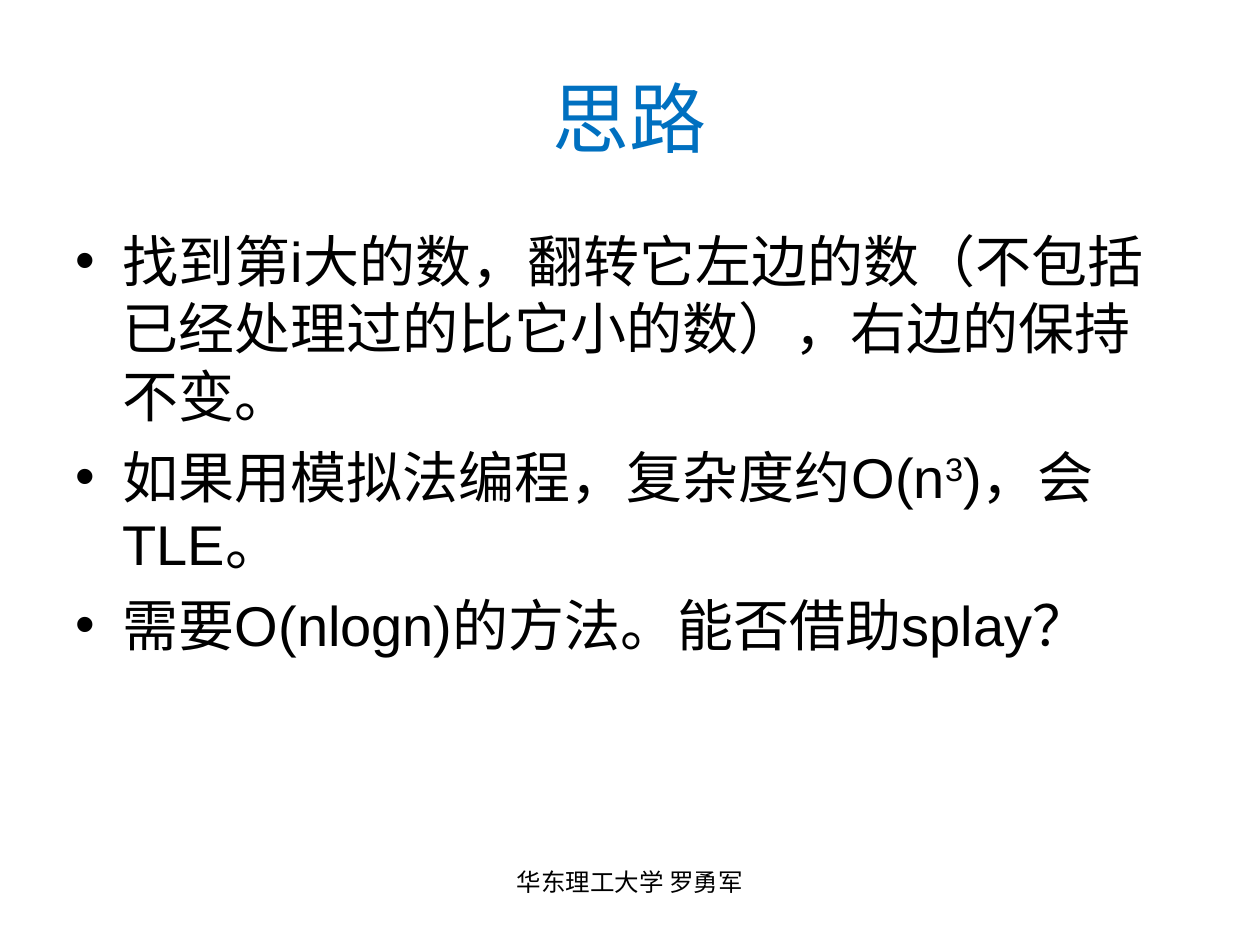
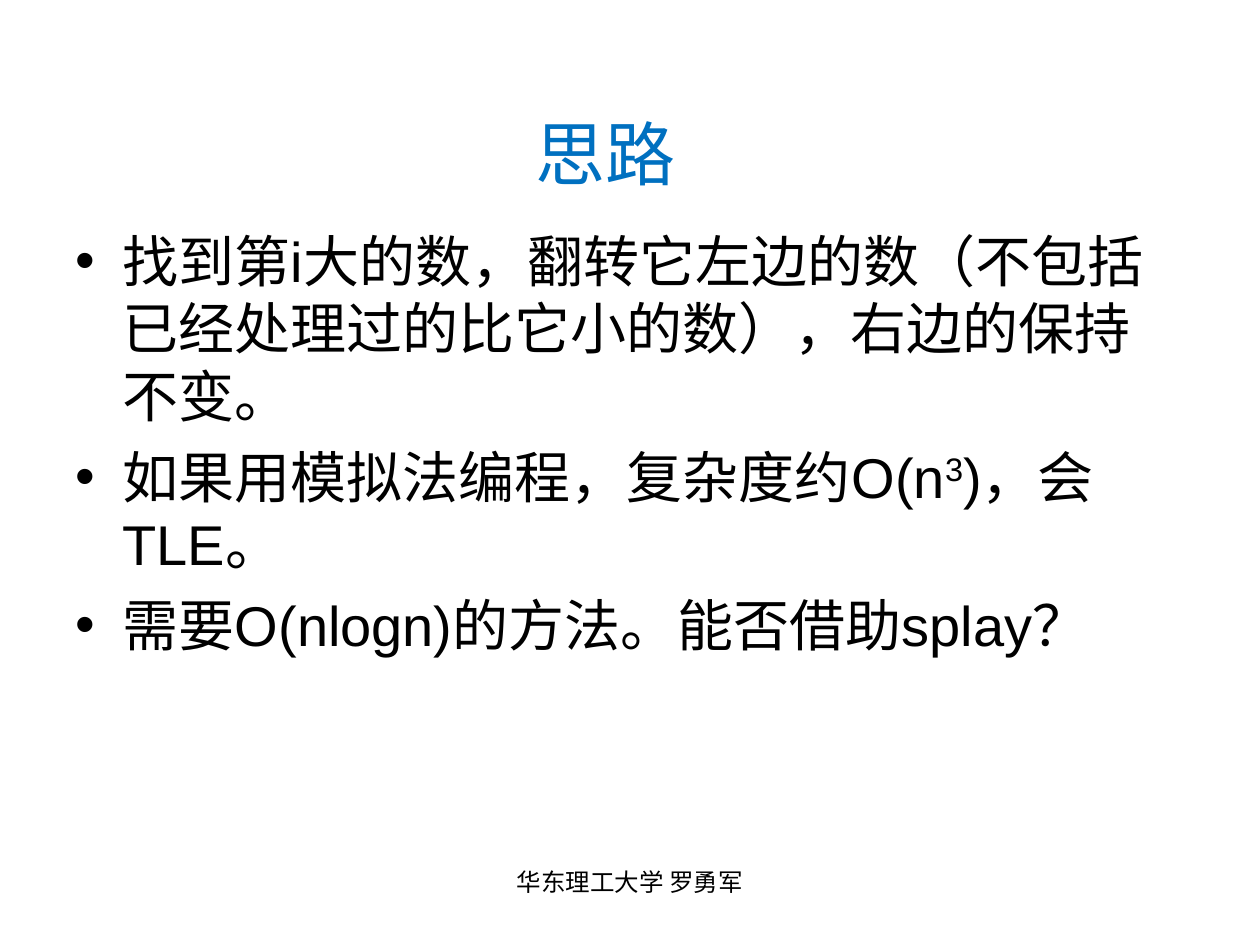
Before and after one commit to luoyongjun999/code, a slide deck: slide 69 of 第5章高级数据结构(上).ppt (slide 68 before the commit). Drawn at 1260x945 pixels with LibreOffice and Linux fonts; fonts in the diff are those of the drawing. Boxes give left, top, right and bottom in pixels: in the first picture for what was removed or moved away, otherwise in the second. Text is boxed around its words. In the diff, an @@ line names an element or a change of style, - is before the commit and + after.

```diff
--- a/第5章高级数据结构(上).ppt
+++ b/第5章高级数据结构(上).ppt
@@ title "思路": place and size @@
-title "思路" at <box>553,82,707,153</box>
+title "思路" at <box>536,121,676,186</box>
@@ title "思路" at <box>536,121,676,186</box>: size 44 to 40 pt @@
```
Also in this commit, not shown: 7 other slides changed, 1 slide added.
